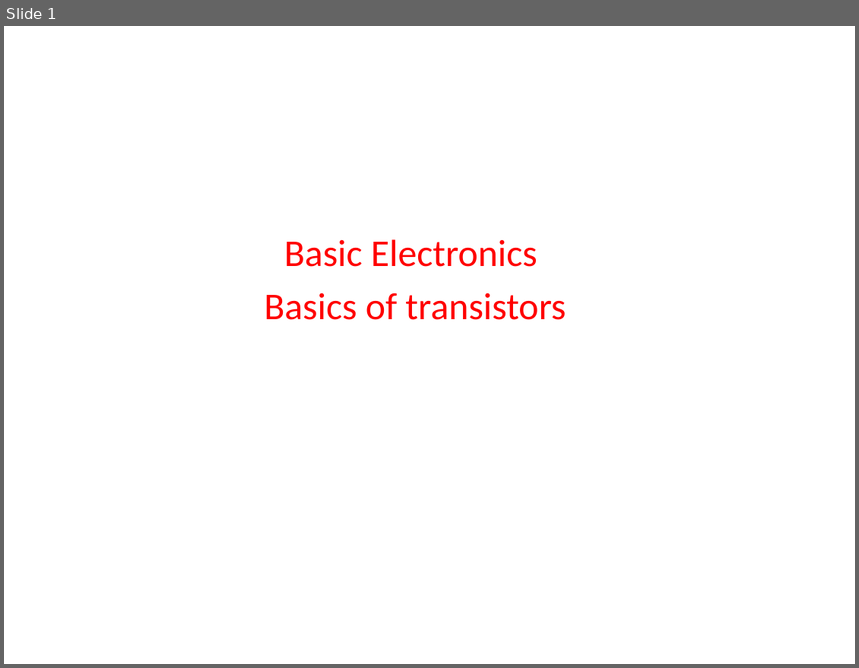
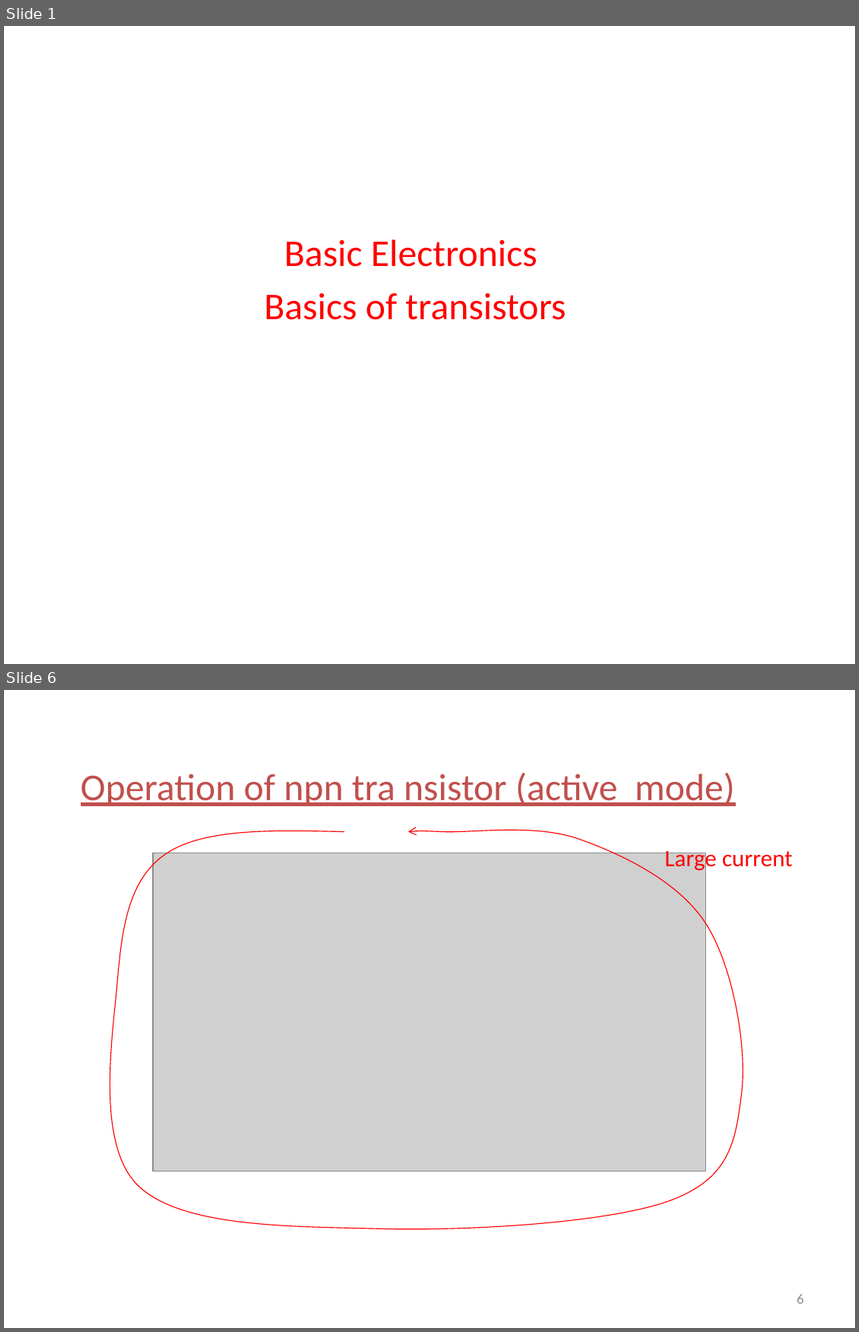
Before and after one commit to madhavirepe/Transistors-Basics, a slide deck: Basics of Transistor.pptx. Shown one above the other, each under a label of ours: slide 1 before the commit, slides 1 and 6 after it; the slides between them are not shown. The pictures are 859x668 and 859x1332 pixels, drawn with LibreOffice and Linux fonts; fonts in the diff are those of the drawing; grey boxes stand for pictures. Boxes give left, top, right and bottom in pixels: in the first picture for what was removed or moved away, otherwise in the second. Text is boxed around its words. In the diff, an @@ line names an element or a change of style, - is before the commit and + after.

```diff
--- a/Basics of Transistor.pptx
+++ b/Basics of Transistor.pptx
@@ slide 6 added at (4, 690, 855, 1328), background #FFFFFF @@
@@ title added at (81, 773, 735, 806), 32 pt, text #C0504D, underline @@
+Operation of npn tra nsistor (active mode)
@@ freeform shape added at (95, 824, 748, 1231), outline #FF0000 0.75 pt @@
@@ text added at (665, 847, 793, 872), 20 pt, text #FF0000 @@
+Large current
@@ picture added at (153, 853, 706, 1172) @@
@@ page number added at (797, 1294, 804, 1304), 12 pt, text #8C8C8C @@
+6
```
Also in this commit, not shown: 18 other slides added.
